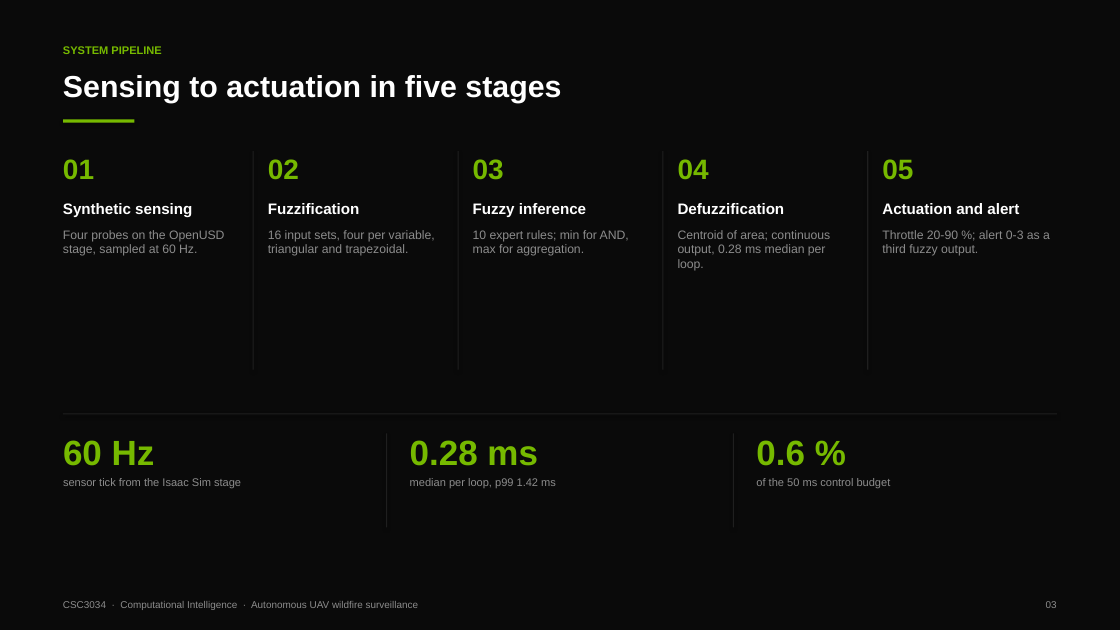
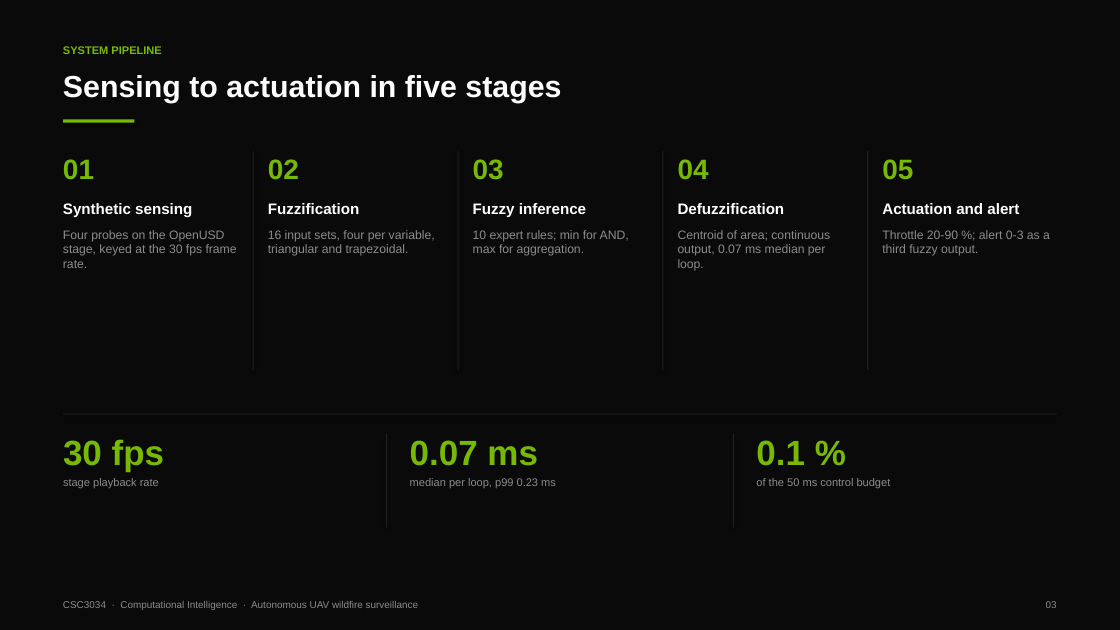
Before and after one commit to 123haiku/csc3034-fuzzy-wildfire-sim, a slide deck: slide 3 of docs/presentation/CSC3034_Presentation_Slides.pptx. Drawn at 1120x630 pixels with LibreOffice and Linux fonts; fonts in the diff are those of the drawing. Boxes give left, top, right and bottom in pixels: in the first picture for what was removed or moved away, otherwise in the second. Text is boxed around its words. In the diff, an @@ line names an element or a change of style, - is before the commit and + after.

Commit message:
feat(values): route every quoted figure through one measurement file
The poster, the report and the deck each carried their own copy of the latency,
mission and stage numbers, so a re-measurement on one machine left the other two
quoting superseded figures. This replaces the three copies with one source.

Measurement
- tools/presentation/measure.py writes docs/measurements.json: engine structure,
  the seed=0 mission log, the defuzzification benchmark, loop latency per scenario,
  and the scikit-fuzzy worst deviation.
- tools/presentation/values.py loads it for the poster and the deck.
- export_report_docx.py substitutes {{path.to.value}} tokens from the same file and
  generates Table 2 and Table 3 from it, so neither table is typed by hand.
- tools/verify_values.py diffs the built .docx, .pptx and poster .html against the
  measurement: 35 checks covering required figures, superseded figures, and the two
  report tables row by row.
- Drop tools/presentation/latency_probe.py, superseded by measure.py.

Correctness
- create_wildfire_stage.py had two sensor models: the attributes baked onto the UAV
  prim used 15/30/48 boost coefficients while the mission log used 16/32/50, so the
  stage telemetry and the report table disagreed. Both now call one
  synthesise_sensors(); the re-baked stage asset follows.
- The UAV docstring claimed spinning rotors that are static discs; corrected.

Report and figures
- export_report_docx.py rewritten around a block parser: heading hierarchy, styled
  tables with repeating headers, centred figures, page-number fields, and LaTeX
  flattened to linear text that Word can render.
- src/visualize_architecture.py replaces the fenced ASCII architecture block, which
  the exporter had been reading as one-cell tables.
- README documents the measurement step and the new layout.

```diff
--- a/docs/presentation/CSC3034_Presentation_Slides.pptx
+++ b/docs/presentation/CSC3034_Presentation_Slides.pptx
@@ text at box(63, 230, 237, 268): text changed @@
-Four probes on the OpenUSD stage, sampled at 60 Hz.
+Four probes on the OpenUSD stage, keyed at the 30 fps frame rate.
@@ text at box(678, 230, 830, 271): text changed @@
-Centroid of area; continuous output, 0.28 ms median per loop.
+Centroid of area; continuous output, 0.07 ms median per loop.
@@ text at box(63, 439, 164, 471): text changed @@
-60 Hz
+30 fps
@@ text at box(410, 440, 538, 466): text changed @@
-0.28 ms
+0.07 ms
@@ text at box(756, 440, 805, 466): text changed @@
-0.6 %
+0.1 %
@@ text at box(63, 478, 159, 488): text changed @@
-sensor tick from the Isaac Sim stage
+stage playback rate
@@ text at box(410, 478, 556, 488): text changed @@
-median per loop, p99 1.42 ms
+median per loop, p99 0.23 ms
```
Also in this commit, not shown: 5 other slides changed, 25 other files.
